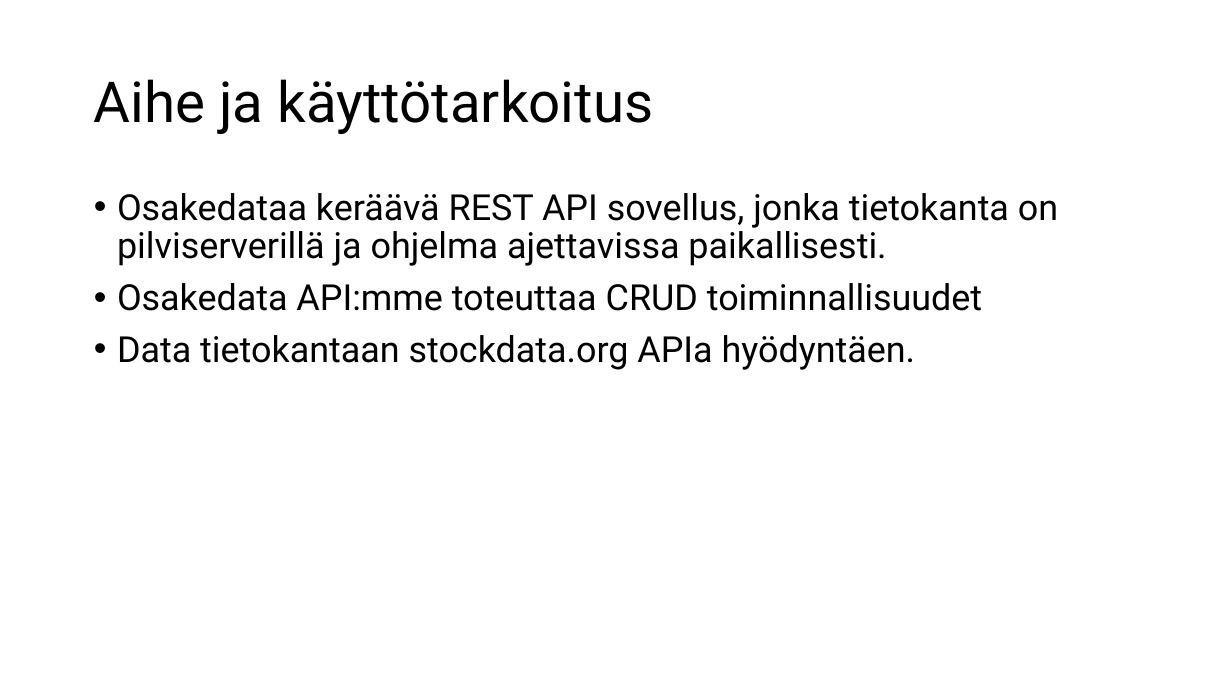
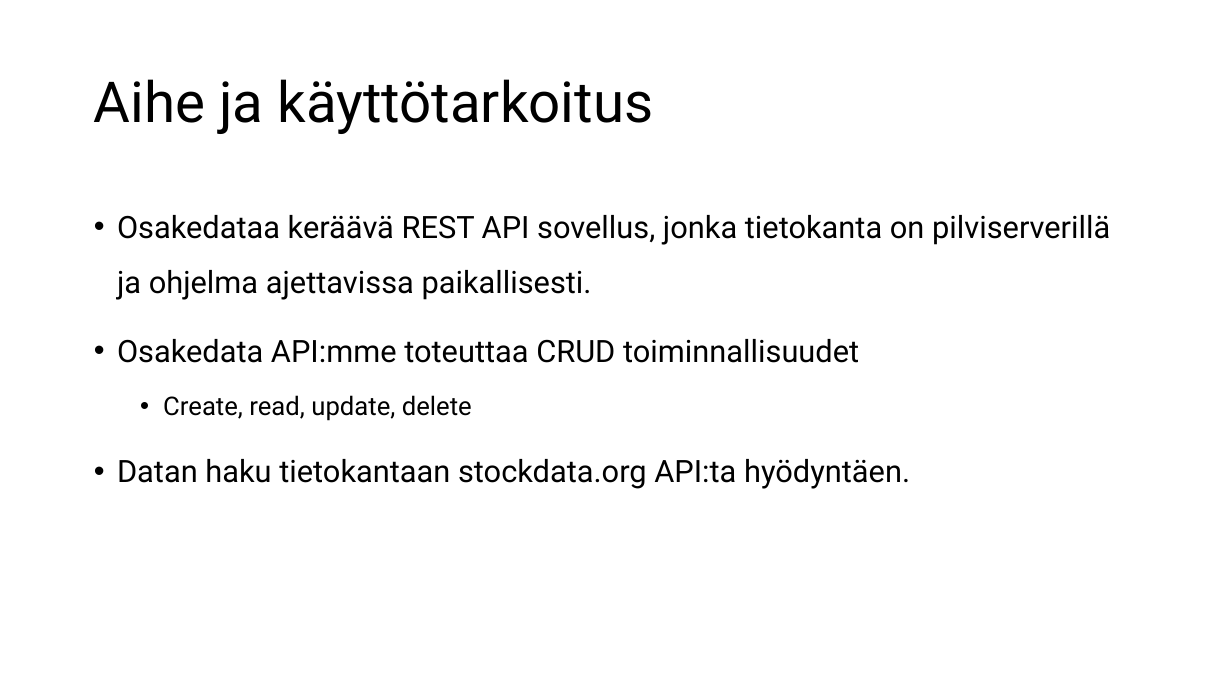
Before and after one commit to eetutaipale/REST_API, a slide deck: slide 2 of Projektiesitys.pptx. Drawn at 1232x693 pixels with LibreOffice and Linux fonts; fonts in the diff are those of the drawing; background and template pictures are left out. Boxes give left, top, right and bottom in pixels: in the first picture for what was removed or moved away, otherwise in the second. Text is boxed around its words. In the diff, an @@ line names an element or a change of style, - is before the commit and + after.

```diff
--- a/Projektiesitys.pptx
+++ b/Projektiesitys.pptx
@@ text at (117, 215, 1110, 363): size 28 to 24 pt in "Osakedataa keräävä REST API sovellus, jonka tietokanta ...", "Osakedata API:mme toteuttaa CRUD toiminnallisuudet"; line spacing 0.9 to 1.5 @@
@@ text at (117, 395, 910, 489): text changed; size 28 to 24 pt @@
-• Data tietokantaan stockdata.org APIa hyödyntäen.
+  • Create, read, update, delete
+• Datan haku tietokantaan stockdata.org API:ta hyödyntäen.
```
Also in this commit, not shown: 6 other slides changed, 5 slides added, 2 other files.
